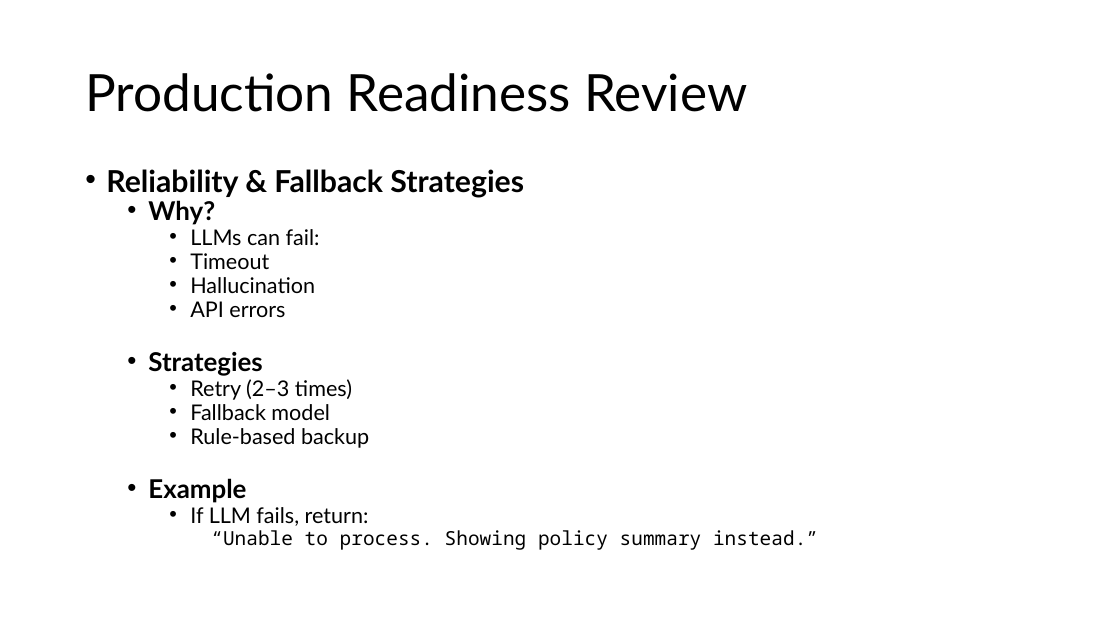
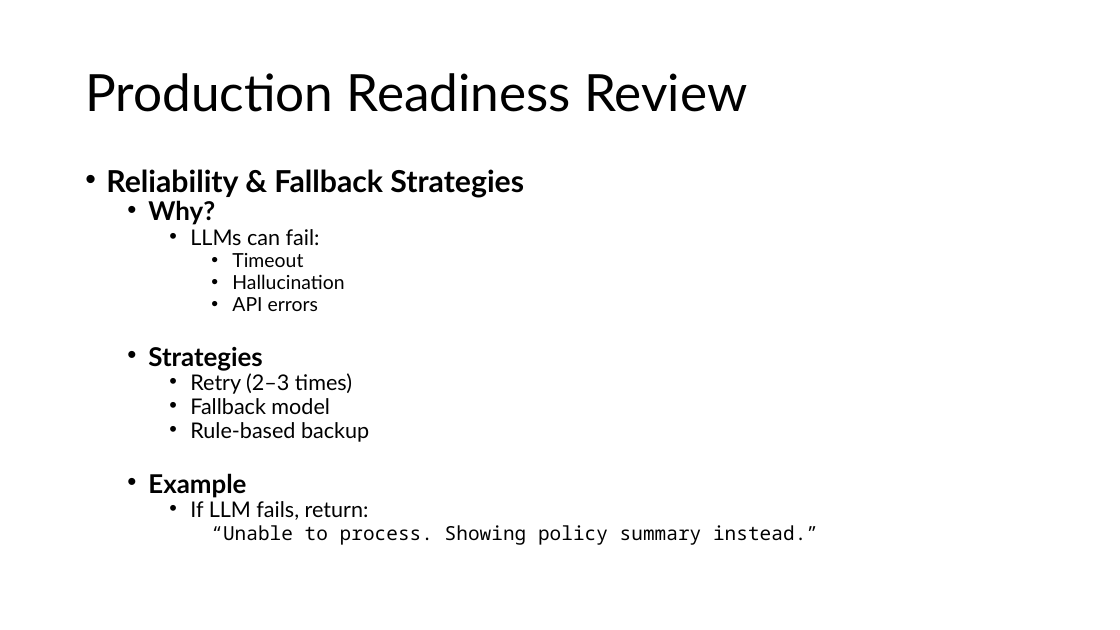
Before and after one commit to AjaySingala/ajs_walmart_apr2026_hol_day05, a slide deck: slide 15 of docs/02 Performance Latency and Cost Optimization.pptx (slide 14 before the commit). Drawn at 1120x630 pixels with LibreOffice and Linux fonts; fonts in the diff are those of the drawing. Boxes give left, top, right and bottom in pixels: in the first picture for what was removed or moved away, otherwise in the second. Text is boxed around its words. In the diff, an @@ line names an element or a change of style, - is before the commit and + after.

```diff
--- a/docs/02 Performance Latency and Cost Optimization.pptx
+++ b/docs/02 Performance Latency and Cost Optimization.pptx
@@ text at bbox=[232, 253, 344, 311]: size 18.5 to 16.6 pt in "Timeout", "Hallucination", "API errors"; list level 3 to 4 in "Timeout"; list level 3 to 4 in "Hallucination"; list level 3 to 4 in "API errors" @@
```
Also in this commit, not shown: 1 other slide changed, 4 slides added, 1 slide removed, 1 other file.
